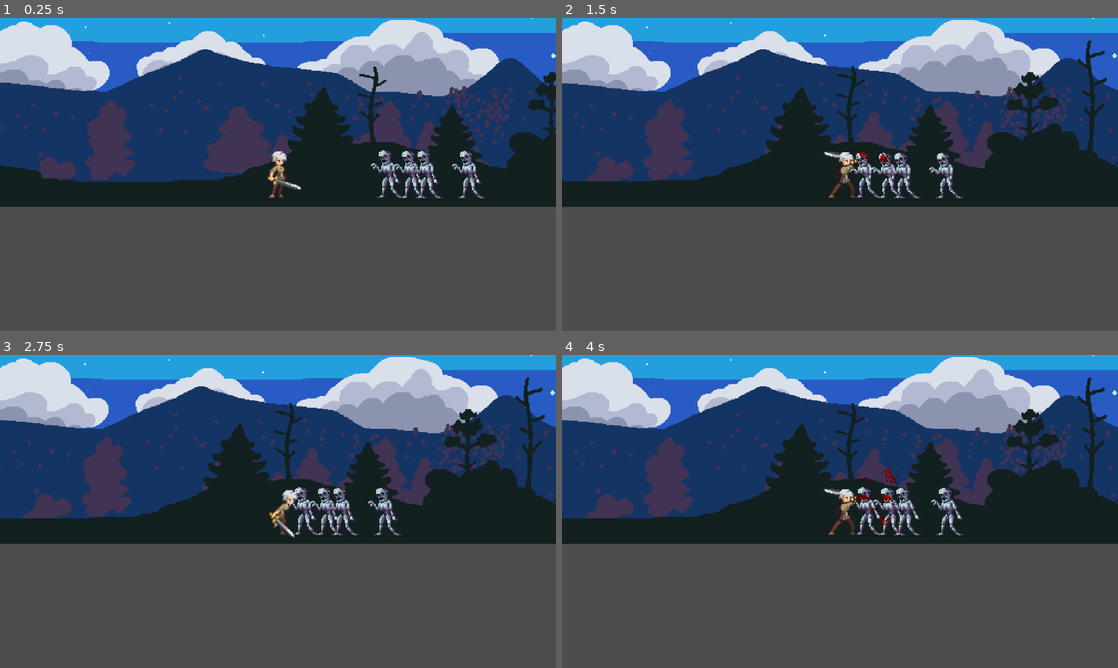
Above: before the commit, frames 1-4 (two rows, left to right).
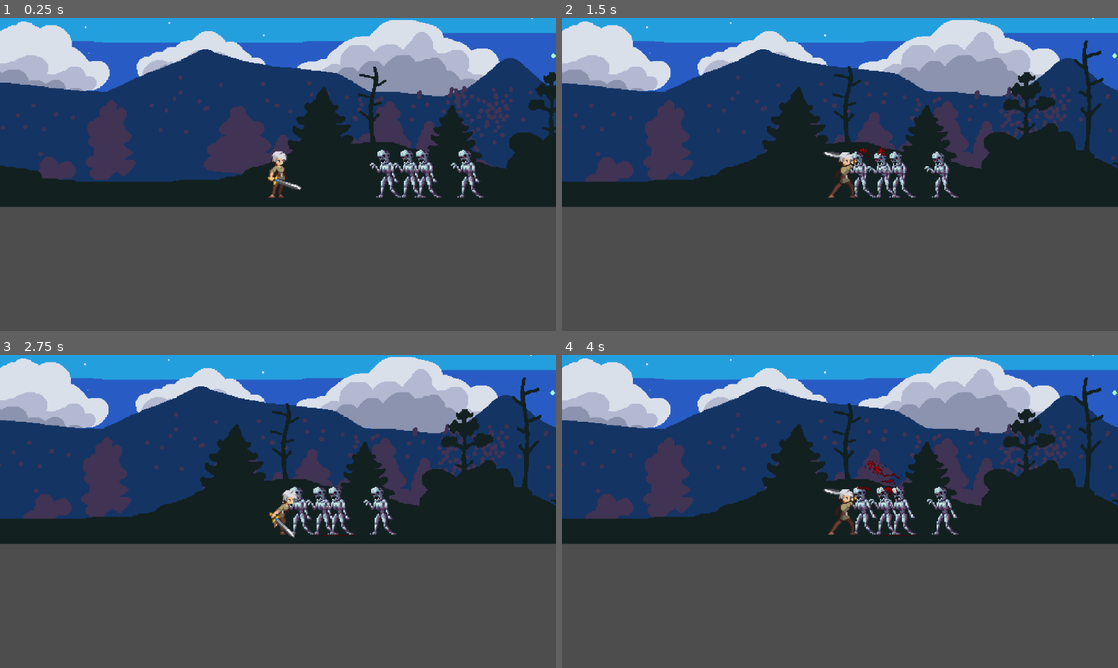
Above: after the commit, the same moments.

Repository: Rip50/RogueType
Game: Godot game, scene res://scenes/levels/level_night_forest.tscn
Same seed, same stepped clock (60 frames per second), same inputs: the game is played once before the commit and once after it.
Inputs:
- Up to frame 1 (0.25 s): no input
- Up to frame 2 (1.5 s): hold Right (move_right) 0.53-1.28 s; hold Space (attack) 0.53-1.28 s; tap Space (attack) at 1.35 s
- Up to frame 3 (2.75 s): hold Right (move_right) from 2.03 s (still down); hold Space (attack) from 2.03 s (still down)
- Up to frame 4 (4 s): release Space (attack) at 2.78 s; tap Space (attack) at 2.85 s; release Right (move_right) at 3.53 s; hold Space (attack) from 3.53 s (still down)

The runs differ from the first frame. In frame 1, 1.2% of the frame differs, in the area x 66-88%, y 42-58%; in frame 2, 3.8%; in frame 3, 3.9%; in frame 4, 4.1%, in the area x 0-100%, y 0-58%.

Commit message:
Zombie explosion effect on kill

Diff:
--- a/scenes/blood_drop.gd
+++ b/scenes/blood_drop.gd
@@ -1,50 +1,20 @@
-#extends RigidBody2D
-#
-#@onready var animator: AnimatedSprite2D = $AnimatedSprite2D
-#
-#func _ready():
-	#randomize() # Ensure random results
-	#contact_monitor = true
-	#max_contacts_reported = 10
-	#var effect_idx = randi() % 3 + 1 # Randomly select between 1 and 3
-	#animator.play(str(effect_idx))
-	#animator.animation_finished.connect(start_fade_out)
-	## Apply an impulse to make the blood drop 'splatter'
-	#linear_velocity = Vector2(randf_range(-10, 80), randf_range(-200, -400))
-#
-#
-#func start_fade_out():
-	#await get_tree().create_timer(2.0).timeout # Wait for 2 seconds before fading
-	#fade_out()
-#
-#
-#func fade_out():
-	#var tween := create_tween()
-	#tween.finished.connect(queue_free)
-	#tween.tween_property(self, "modulate:a", 0, 2)
-
-
-# Refactored to show 3 types of animation
-# ##############################
-
 extends RigidBody2D
 
 @onready var animator: AnimatedSprite2D = $AnimatedSprite2D
 
-# Assume these are the types of blood animation sets available
-#enum BloodType { TYPE_1 = 1, TYPE_2, TYPE_3 }
-var blood_type = 1 #BloodType.TYPE_1 # Default type, can be set externally
+var blood_type := 1
+var is_splattered := false
 var _on_animation_finished_call: Callable
 
 func _ready():
 	randomize() # Ensure random results
-	blood_type = randi_range(1,3) #BUG: animation 1
+	blood_type = randi_range(1,3)
 	contact_monitor = true
 	max_contacts_reported = 10
 	# Start with the 'beginning' animation for the selected blood type
 	play_animation("beginning")
 	# Apply an initial impulse to simulate the splatter effect
-	linear_velocity = Vector2(randf_range(-10, 80), randf_range(-200, -400))
+	linear_velocity = Vector2(randf_range(0, 200), randf_range(-300, -400))
 
 func play_animation(animation_stage):
 	var animation_name = str(blood_type) + "_" + animation_stage
@@ -56,11 +26,11 @@
 		# 'airborne' animation is looped so no need to connect to 'animation_finished' again
 		pass
 	elif animation_stage == "splatting":
-		#animator.animation_finished.disconnect(_on_animation_finished_call)
+		is_splattered = true
 		animator.animation_finished.connect(_start_fade_out, CONNECT_ONE_SHOT)
 
 func _on_animation_finished(animation_stage):
-	if animation_stage == "beginning":
+	if animation_stage == "beginning" && !is_splattered:
 		play_animation("airborn")
 	elif animation_stage == "splatting":
 		_start_fade_out()
@@ -68,7 +38,7 @@
 func _on_body_entered(body):
 	# Condition to check if it's time to play the 'splatting' animation
 	# You might want to refine this check based on your game's logic
-	if not animator.is_playing() or animator.animation != str(blood_type) + "_splatting":
+	if not animator.is_playing() or !is_splattered:
 		play_animation("splatting")
 	pass
 
--- a/scenes/blood_drop.tscn
+++ b/scenes/blood_drop.tscn
@@ -911,7 +911,7 @@
 }],
 "loop": false,
 "name": &"1_splatting",
-"speed": 20.0
+"speed": 25.0
 }, {
 "frames": [{
 "duration": 1.0,
@@ -1264,6 +1264,7 @@
 collision_layer = 0
 mass = 0.1
 lock_rotation = true
+freeze_mode = 1
 script = ExtResource("1_6pq2y")
 
 [node name="CollisionShape2D" type="CollisionShape2D" parent="."]
@@ -1271,6 +1272,6 @@
 
 [node name="AnimatedSprite2D" type="AnimatedSprite2D" parent="."]
 sprite_frames = SubResource("SpriteFrames_1ciys")
-animation = &"1_airborn"
+animation = &"1_splatting"
 
 [connection signal="body_entered" from="." to="." method="_on_body_entered"]
--- a/scenes/zombie.gd
+++ b/scenes/enemies/zombie.gd
@@ -2,10 +2,10 @@
 
 @onready var health_stats: HealthStats = $HealthStats
 var blood_drop_scene := preload("res://scenes/blood_drop.tscn")
-
+var zombie_explosion_scene := preload("res://scenes/enemies/zombie_explosion.tscn")
 
 func _ready() -> void:
-	health_stats.died.connect(queue_free)
+	health_stats.died.connect(die)
 
 
 func take_damage(damage_amount: int) -> void:
@@ -21,3 +21,10 @@
 	get_parent().add_child(blood_drop)  # Adding it to the parent to avoid positional offsets
 
 	health_stats.take_damage(damage_amount)
+
+
+func die() -> void:
+	var explosion = zombie_explosion_scene.instantiate()
+	explosion.global_position = self.global_position
+	get_parent().add_child(explosion)
+	call_deferred("queue_free")
--- a/scenes/zombie.tscn
+++ b/scenes/enemies/zombie.tscn
@@ -1,7 +1,7 @@
 [gd_scene load_steps=34 format=3 uid="uid://vu2yk3702nqa"]
 
 [ext_resource type="Texture2D" uid="uid://o7cveg0tptjd" path="res://art/zombie-sheet.png" id="1_555a7"]
-[ext_resource type="Script" path="res://scenes/zombie.gd" id="1_n530s"]
+[ext_resource type="Script" path="res://scenes/enemies/zombie.gd" id="1_n530s"]
 [ext_resource type="PackedScene" uid="uid://cf7ypvvicff7y" path="res://scenes/stats/health_stats.tscn" id="2_p08xo"]
 
 [sub_resource type="AtlasTexture" id="AtlasTexture_d4r1w"]
@@ -230,11 +230,11 @@
 }]
 
 [sub_resource type="CapsuleShape2D" id="CapsuleShape2D_d50cn"]
-height = 43.0
+radius = 21.0
+height = 102.0
 
 [node name="Zombie" type="CharacterBody2D" groups=["Damageble", "Enemy"]]
 z_index = -10
-scale = Vector2(2.3, 2.3)
 collision_layer = 6
 collision_mask = 2
 script = ExtResource("1_n530s")
@@ -243,6 +243,7 @@
 
 [node name="AnimatedSprite2D" type="AnimatedSprite2D" parent="."]
 position = Vector2(2, -4)
+scale = Vector2(2.3, 2.3)
 sprite_frames = SubResource("SpriteFrames_llsic")
 animation = &"iddle"
 autoplay = "iddle"
@@ -250,4 +251,5 @@
 flip_h = true
 
 [node name="CollisionShape2D" type="CollisionShape2D" parent="."]
+position = Vector2(5, 4)
 shape = SubResource("CapsuleShape2D_d50cn")
--- /dev/null
+++ b/scenes/enemies/zombie_explosion.gd
@@ -0,0 +1,23 @@
+extends Node2D
+
+
+# Called when the node enters the scene tree for the first time.
+func _ready() -> void:
+	randomize()
+
+	var explosion_center := self.global_position + Vector2(0, 50)
+	for body: RigidBody2D in get_children(): # Assuming all RigidBody2D nodes are in a group 'rigid_bodies'
+		var distance_to_explosion = body.global_position.distance_to(explosion_center)
+		var direction = (body.global_position - explosion_center).normalized()
+		var force_magnitude = distance_to_explosion * randf_range(1, 10) # Example force calculation
+		var force = direction * force_magnitude
+
+		body.apply_impulse(force)
+		body.body_entered.connect(_on_body_entered.bind(body))
+
+
+func _on_body_entered(body: RigidBody2D, entered: Node) -> void:
+	await get_tree().create_timer(3.0).timeout # Wait for 2 seconds before fading
+	var tween := create_tween()
+	tween.finished.connect(queue_free)
+	tween.tween_property(body, "transform:scale", 0.001, 2)
--- /dev/null
+++ b/scenes/enemies/zombie_explosion.tscn
@@ -0,0 +1,131 @@
+[gd_scene load_steps=9 format=3 uid="uid://8ghnqqnxofrs"]
+
+[ext_resource type="Script" path="res://scenes/enemies/zombie_explosion.gd" id="1_bjxlm"]
+[ext_resource type="Texture2D" uid="uid://upj8yku33l1a" path="res://art/zombie-explosion-sheet.png" id="2_g7qwg"]
+
+[sub_resource type="RectangleShape2D" id="RectangleShape2D_msyy5"]
+size = Vector2(26.8283, 12.0516)
+
+[sub_resource type="RectangleShape2D" id="RectangleShape2D_nljyr"]
+size = Vector2(31.4592, 8.98884)
+
+[sub_resource type="CircleShape2D" id="CircleShape2D_bc1n6"]
+radius = 15.0
+
+[sub_resource type="RectangleShape2D" id="RectangleShape2D_cl7be"]
+size = Vector2(29.5, 6.5)
+
+[sub_resource type="CircleShape2D" id="CircleShape2D_f2h68"]
+radius = 3.0
+
+[sub_resource type="RectangleShape2D" id="RectangleShape2D_fy21x"]
+size = Vector2(16, 14.75)
+
+[node name="ZombieExplosion" type="Node2D"]
+z_index = -10
+script = ExtResource("1_bjxlm")
+
+[node name="Part1" type="RigidBody2D" parent="."]
+collision_layer = 0
+max_contacts_reported = 10
+contact_monitor = true
+
+[node name="Sprite2D" type="Sprite2D" parent="Part1"]
+scale = Vector2(2.3, 2.3)
+texture = ExtResource("2_g7qwg")
+region_enabled = true
+region_rect = Rect2(2, 3, 11, 10)
+
+[node name="CollisionShape2D" type="CollisionShape2D" parent="Part1"]
+position = Vector2(1.19209e-07, -1.5)
+rotation = -0.733197
+shape = SubResource("RectangleShape2D_msyy5")
+
+[node name="Part2" type="RigidBody2D" parent="."]
+collision_layer = 0
+max_contacts_reported = 10
+contact_monitor = true
+
+[node name="Sprite2D" type="Sprite2D" parent="Part2"]
+rotation = -0.742397
+scale = Vector2(2.3, 2.3)
+texture = ExtResource("2_g7qwg")
+region_enabled = true
+region_rect = Rect2(19, 1, 10, 14)
+
+[node name="CollisionShape2D" type="CollisionShape2D" parent="Part2"]
+position = Vector2(0, 2)
+rotation = 0.648822
+shape = SubResource("RectangleShape2D_nljyr")
+
+[node name="Part3" type="RigidBody2D" parent="."]
+collision_layer = 0
+max_contacts_reported = 10
+contact_monitor = true
+
+[node name="Sprite2D" type="Sprite2D" parent="Part3"]
+position = Vector2(-0.999999, -18)
+rotation = -0.742397
+scale = Vector2(2.3, 2.3)
+texture = ExtResource("2_g7qwg")
+flip_h = true
+region_enabled = true
+region_rect = Rect2(66, 1, 11, 13)
+
+[node name="CollisionShape2D" type="CollisionShape2D" parent="Part3"]
+position = Vector2(-1, -18)
+shape = SubResource("CircleShape2D_bc1n6")
+
+[node name="Part4" type="RigidBody2D" parent="."]
+position = Vector2(17, 9)
+collision_layer = 0
+max_contacts_reported = 10
+contact_monitor = true
+
+[node name="Sprite2D" type="Sprite2D" parent="Part4"]
+position = Vector2(-0.999999, -18)
+rotation = -0.742397
+scale = Vector2(2.3, 2.3)
+texture = ExtResource("2_g7qwg")
+flip_h = true
+region_enabled = true
+region_rect = Rect2(34, 3, 12, 9)
+
+[node name="CollisionShape2D" type="CollisionShape2D" parent="Part4"]
+position = Vector2(0.25, -16.25)
+shape = SubResource("RectangleShape2D_cl7be")
+
+[node name="Part5" type="RigidBody2D" parent="."]
+position = Vector2(-17, 8)
+collision_layer = 0
+
+[node name="Sprite2D" type="Sprite2D" parent="Part5"]
+position = Vector2(-0.999999, -18)
+rotation = -0.742397
+scale = Vector2(2.3, 2.3)
+texture = ExtResource("2_g7qwg")
+flip_h = true
+region_enabled = true
+region_rect = Rect2(55, 6, 2, 2)
+
+[node name="CollisionShape2D" type="CollisionShape2D" parent="Part5"]
+position = Vector2(-1, -18)
+shape = SubResource("CircleShape2D_f2h68")
+
+[node name="Part6" type="RigidBody2D" parent="."]
+position = Vector2(-4, -6)
+collision_layer = 0
+
+[node name="Sprite2D" type="Sprite2D" parent="Part6"]
+position = Vector2(5.36442e-07, -4)
+rotation = -0.742397
+scale = Vector2(2.3, 2.3)
+texture = ExtResource("2_g7qwg")
+flip_h = true
+region_enabled = true
+region_rect = Rect2(84, 4, 8, 8)
+
+[node name="CollisionShape2D" type="CollisionShape2D" parent="Part6"]
+position = Vector2(0, -5)
+rotation = 0.712025
+shape = SubResource("RectangleShape2D_fy21x")
--- a/scenes/levels/level_night_forest.tscn
+++ b/scenes/levels/level_night_forest.tscn
@@ -5,7 +5,7 @@
 [ext_resource type="Texture2D" uid="uid://dtpetthfnm6ia" path="res://art/environment/sky_night.png" id="2_s387h"]
 [ext_resource type="Texture2D" uid="uid://dbvtixnfyjo5a" path="res://art/environment/horizon_mountains_night.png" id="3_m10qf"]
 [ext_resource type="Texture2D" uid="uid://6lb5d6qvciow" path="res://art/environment/background_forest_night.png" id="4_3n1dd"]
-[ext_resource type="PackedScene" uid="uid://vu2yk3702nqa" path="res://scenes/zombie.tscn" id="6_8g5ty"]
+[ext_resource type="PackedScene" uid="uid://vu2yk3702nqa" path="res://scenes/enemies/zombie.tscn" id="6_8g5ty"]
 
 [sub_resource type="WorldBoundaryShape2D" id="WorldBoundaryShape2D_1xlme"]
 distance = -449.56
@@ -58,13 +58,13 @@
 one_way_collision_margin = 2.0
 
 [node name="Zombie" parent="." instance=ExtResource("6_8g5ty")]
-position = Vector2(376, 399)
+position = Vector2(376, 393)
 
 [node name="Zombie2" parent="." instance=ExtResource("6_8g5ty")]
-position = Vector2(424, 400)
+position = Vector2(424, 393)
 
 [node name="Zombie3" parent="." instance=ExtResource("6_8g5ty")]
-position = Vector2(544, 400)
+position = Vector2(544, 393)
 
 [node name="Zombie4" parent="." instance=ExtResource("6_8g5ty")]
-position = Vector2(456, 400)
+position = Vector2(456, 393)
Binary file added: art/zombie-explosion-sheet.png
Not shown, added: art/zombie-explosion-sheet.png.import
